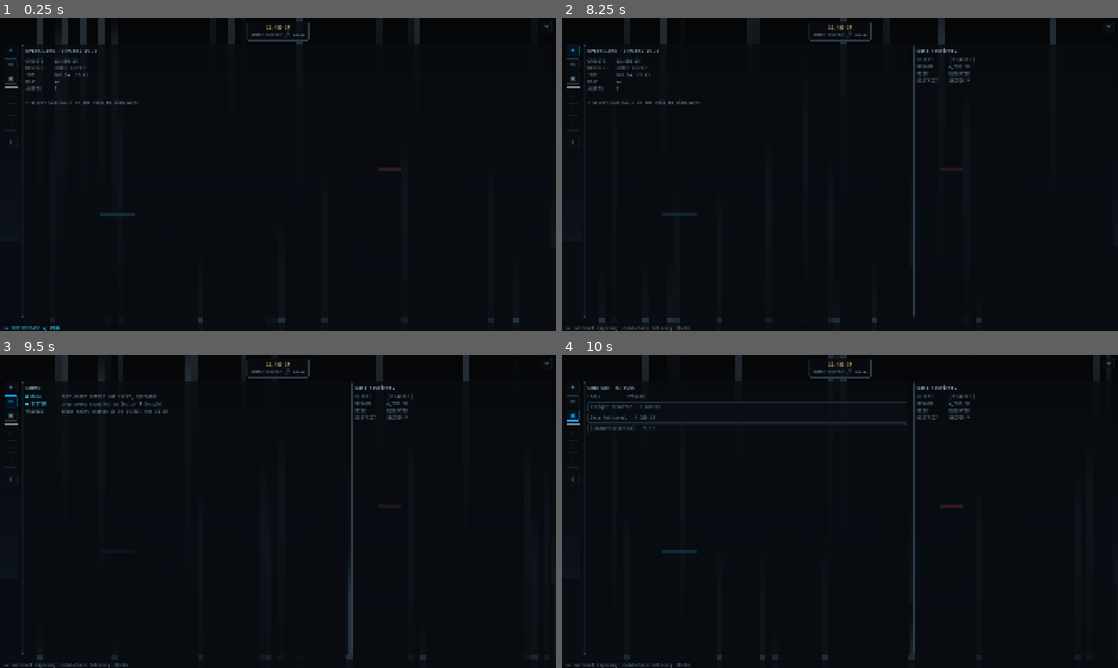
Above: before the commit, frames 1-4 (two rows, left to right).
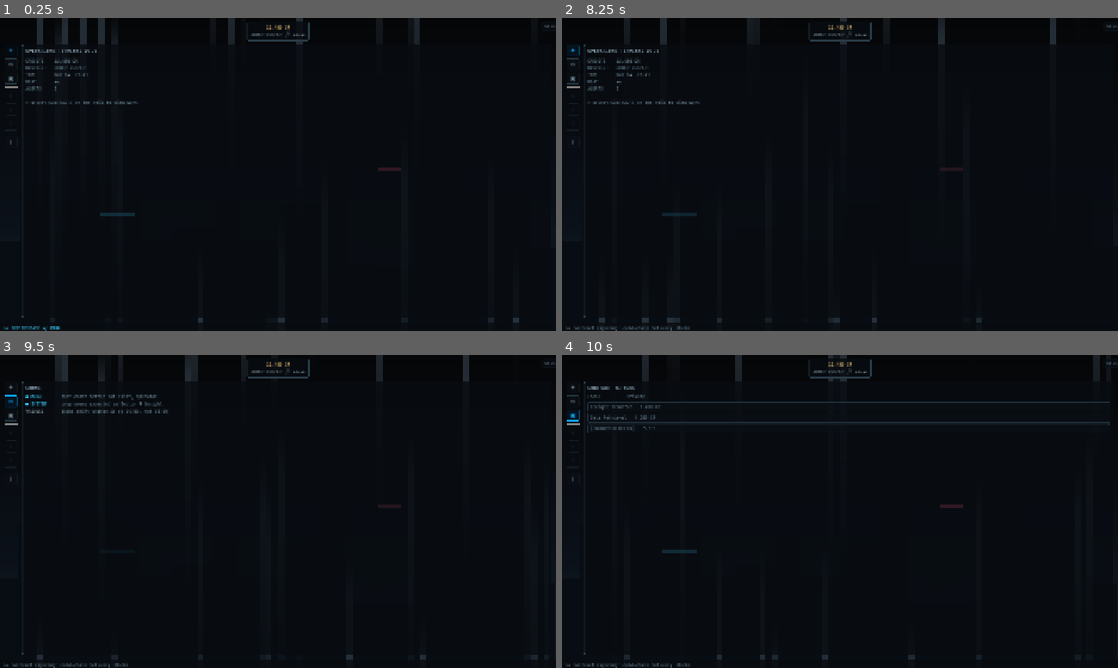
Above: after the commit, the same moments.

Repository: merlinbr/operator
Game: Godot game, scene res://scenes/main/main.tscn
Same seed, same stepped clock (60 frames per second), same inputs: the game is played once before the commit and once after it.
Inputs (mouse positions are in pixels of both pictures, inside the frame that each line leads up to):
- Up to frame 1 (0.25 s): no input
- Up to frame 2 (8.25 s): click (1106, 27) at 0.5 s, where only the run before the commit has a clickable "⧉"; click "◈" at 1.25 s; click "✉" at 2 s; click "▣" at 2.75 s; click "!" at 3.5 s; click "Freight Transfer 1,400 CR" at 4.25 s; click "Freight Transfer 1,400 CR" at 5 s; click "Data Retrieval 4,200 CR" at 5.75 s; click "[ENCRYPTED OFFER] ?????" at 6.5 s; click (1106, 27) at 7.25 s, where only the run before the commit has a clickable "⧉"; click "◈" at 8 s
- Up to frame 3 (9.5 s): click "✉" at 8.75 s
- Up to frame 4 (10 s): click "▣" at 9.5 s

The runs differ from the first frame. In frame 1, less than 0.1% of the frame differs, in the area x 98-100%, y 1-4%; in frame 2, 0.6%; in frame 3, 0.7%; in frame 4, 0.9%, in the area x 61-100%, y 1-96%.

Commit message:
feat: module toggle, Esc, visibility and labeled collapse button

Diff:
--- a/scenes/main/main.gd
+++ b/scenes/main/main.gd
@@ -80,6 +80,8 @@
 	_build_ticker()
 
 	gs.workspace_collapsed_changed.connect(_on_collapsed_changed)
+	gs.active_module_changed.connect(func(_id: StringName) -> void: _apply_visibility())
+	gs.module_open_changed.connect(func(_open: bool) -> void: _apply_visibility())
 	gs.ticker_message.connect(func(text: String, highlight: bool) -> void: ticker.push_message(text, highlight))
 	icon_rail.module_selected.connect(select_module)
 	collapse_button.pressed.connect(func() -> void: gs.toggle_workspace())
@@ -109,7 +111,7 @@
 func _build_collapse_button() -> void:
 	collapse_button = Button.new()
 	collapse_button.name = "CollapseToggle"
-	collapse_button.text = "⧉"
+	collapse_button.text = "Collapse Workspace"
 	collapse_button.tooltip_text = "Collapse workspace"
 	collapse_button.focus_mode = Control.FOCUS_NONE
 	collapse_button.custom_minimum_size = Vector2(32, 32)
@@ -144,9 +146,20 @@
 
 func select_module(id: StringName) -> void:
 	if not MODULE_SCENES.has(id):
-		return
-	if gs.workspace_collapsed:
+		return # scene-less module (e.g. alerts): no-op
+	var was_collapsed: bool = gs.workspace_collapsed
+	if was_collapsed:
 		gs.set_workspace_collapsed(false)
+	if not was_collapsed and gs.active_module == id and gs.module_open:
+		gs.set_module_open(false) # toggle closed - active_module stays set
+		close_context()
+		return
+	gs.set_active_module(id)
+	gs.set_module_open(true)
+	_build_primary_module(id)
+
+func _build_primary_module(id: StringName) -> void:
+	close_context()
 	for child in primary_host.get_children():
 		primary_host.remove_child(child)
 		child.queue_free()
@@ -157,24 +170,34 @@
 		panel.setup(gs, PlaceholderContracts.all())
 	else:
 		panel.setup(gs, PlaceholderMessages.all() if id == &"comms" else null)
-	if icon_rail.has_method("set_active"):
-		icon_rail.set_active(id)
-	_apply_layout()
+	_apply_visibility()
+
+func close_topmost() -> void:
+	if gs.workspace_collapsed:
+		return # nothing visible to close
+	if context_host.visible and context_host.get_child_count() > 0:
+		close_context()
+	elif gs.module_open:
+		gs.set_module_open(false)
+		_apply_visibility()
+
+func _unhandled_input(event: InputEvent) -> void:
+	if event.is_action_pressed("ui_cancel"):
+		close_topmost()
+		get_viewport().set_input_as_handled()
 
 func open_context(content: Control) -> void:
 	for child in context_host.get_children():
 		context_host.remove_child(child)
 		child.queue_free()
 	context_host.add_child(content)
-	context_host.visible = true
-	_apply_layout()
+	_apply_visibility()
 
 func close_context() -> void:
 	for child in context_host.get_children():
 		context_host.remove_child(child)
 		child.queue_free()
-	context_host.visible = false
-	_apply_layout()
+	_apply_visibility()
 
 func set_collapsed(collapsed: bool) -> void:
 	gs.set_workspace_collapsed(collapsed)
@@ -185,8 +208,7 @@
 	detail.setup(gs, contract)
 
 func _on_collapsed_changed(collapsed: bool) -> void:
-	_apply_workspace_visibility(collapsed)
-	_apply_layout()
+	_apply_visibility()
 	if collapsed:
 		return
 	if not is_inside_tree():
@@ -195,10 +217,15 @@
 	primary_host.modulate.a = 0.0
 	tween.tween_property(primary_host, "modulate:a", 1.0, 0.15)
 
-func _apply_workspace_visibility(collapsed: bool) -> void:
-	primary_host.visible = not collapsed
-	context_host.visible = not collapsed and context_host.get_child_count() > 0
+func _apply_visibility() -> void:
+	var collapsed: bool = gs.workspace_collapsed
+	primary_host.visible = not collapsed and gs.module_open
+	context_host.visible = not collapsed and gs.module_open and context_host.get_child_count() > 0
+	collapse_button.text = "Expand Workspace" if collapsed else "Collapse Workspace"
 	collapse_button.tooltip_text = "Expand workspace" if collapsed else "Collapse workspace"
+	if icon_rail.has_method("set_active"):
+		icon_rail.set_active(gs.active_module, gs.module_open and not collapsed)
+	_apply_layout()
 
 func _apply_layout() -> void:
 	var ws_size: Vector2 = workspace.size if workspace.size.x > 0.0 else Vector2(1920, 1080)
--- a/tests/test_main.gd
+++ b/tests/test_main.gd
@@ -17,18 +17,43 @@
 
 	check(main.theme != null, "theme applied at Main root")
 	check(primary.get_child_count() == 1, "home panel active on start")
+	check(primary.visible, "home panel visible on start")
+	check(gs.active_module == &"home", "active module is home")
+	check(gs.module_open, "module starts open")
 
+	# active icon toggles its module closed
+	main.select_module(&"home")
+	check(not primary.visible, "active icon toggles panel closed")
+	check(gs.module_open == false, "module_open false after toggle")
+	check(gs.workspace_collapsed == false, "toggle-close does not collapse workspace")
+	check(gs.active_module == &"home", "active_module stays set while closed")
+
+	# clicking the same (closed) active reopens it
+	main.select_module(&"home")
+	check(primary.visible and gs.module_open, "clicking closed active reopens it")
+
+	# different icon switches modules
 	main.select_module(&"contracts")
 	check(primary.get_child(0).name == "ContractsPanel", "module switching swaps panel")
+	check(gs.active_module == &"contracts", "active module is contracts")
 
-	var wide: float = primary.size.x
+	# context opens alongside primary
 	main.open_context(load("res://scenes/modules/contracts/contract_detail.tscn").instantiate())
 	check(context.visible and context.get_child_count() == 1, "context opens with content")
-	check(primary.size.x < wide, "primary shrinks when context opens")
 
-	main.close_context()
-	check(not context.visible, "context closes")
+	# Esc closes context first
+	main.close_topmost()
+	check(not context.visible, "Esc closes context first")
 
+	# Esc closes primary next
+	main.close_topmost()
+	check(not primary.visible and gs.module_open == false, "Esc closes primary next")
+
+	# Esc does nothing when nothing is open
+	main.close_topmost()
+	check(not primary.visible, "Esc does nothing when nothing is open")
+
+	# global collapse hides all panels; chrome survives
 	gs.set_workspace_collapsed(true)
 	check(not primary.visible, "collapse hides primary panel")
 	check(not context.visible, "collapse hides context panel")
@@ -36,9 +61,20 @@
 	check(workspace.get_node("IconRail").visible, "rail survives collapse")
 	check(workspace.get_node("TickerBar").visible, "ticker survives collapse")
 
+	# expand preserves module_open state
+	gs.set_workspace_collapsed(false)
+	check(not primary.visible, "expand does not reopen a closed module")
+	check(gs.module_open == false, "expand preserves module_open")
+
+	# selecting a module while collapsed un-collapses and opens that module
 	main.select_module(&"comms")
 	check(not gs.workspace_collapsed, "selecting a module un-collapses")
 	check(primary.visible and primary.get_child(0).name == "CommsPanel", "comms open after un-collapse")
+	check(gs.module_open, "module open after un-collapse")
+
+	# collapse button is a labeled button
+	var collapse_btn: Button = workspace.get_node("CollapseToggle")
+	check(collapse_btn.text == "Collapse Workspace", "collapse button labeled")
 
 	main.queue_free()
 	gs.queue_free()
Not shown, added: .superpowers/sdd/2026-08-25-workspace-polish/task-4-report.md
